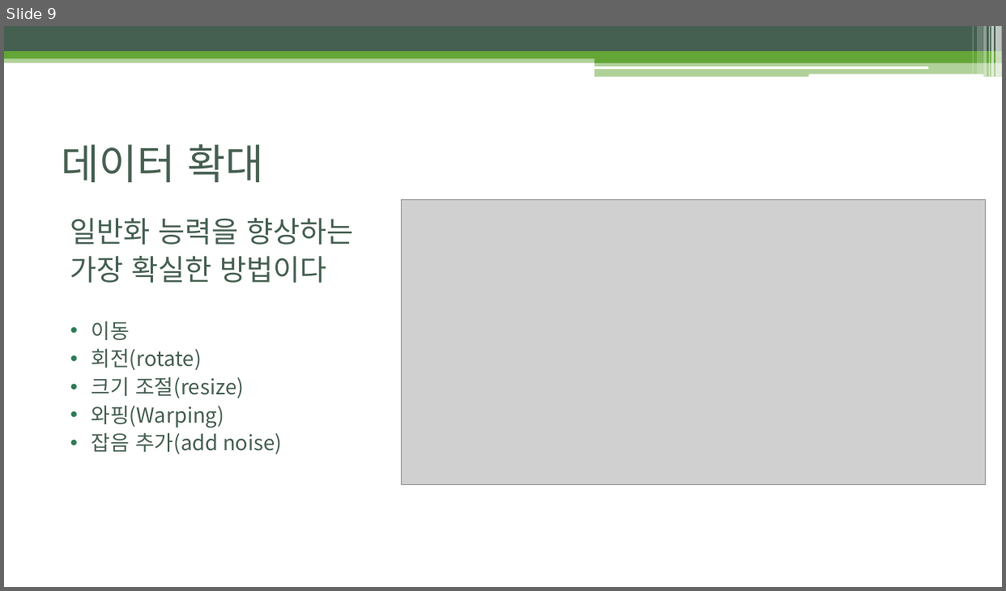
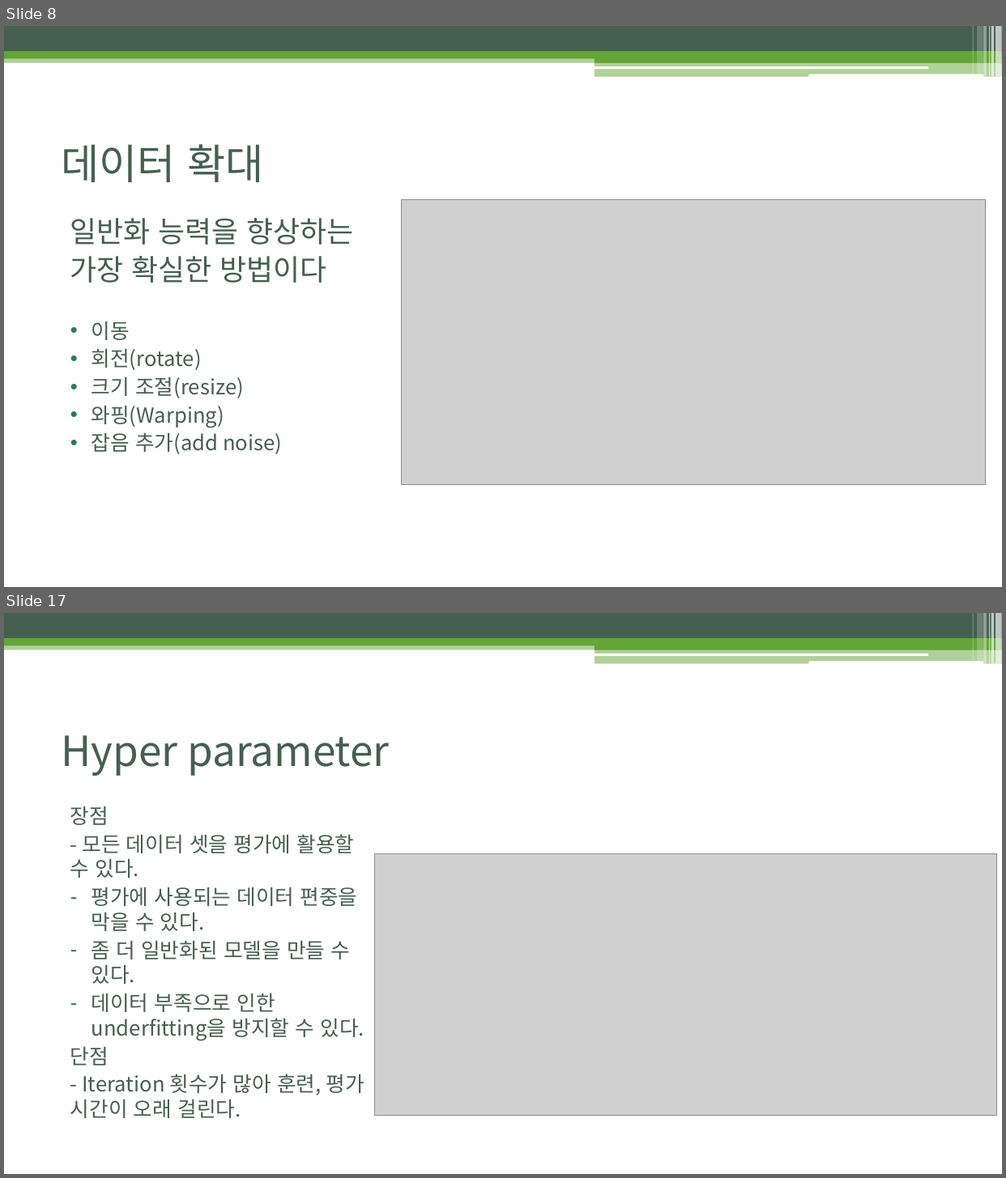
Before and after one commit to BLINK-ONCE/Storage, a slide deck: files/ppt/5.2.2, 5.3 Regularization, Hyperparameters, Validation Sets,.pptx. Shown one above the other, each under a label of ours: slide 9 before the commit, slides 8 and 17 after it; the slides between them are not shown. The pictures are 1006x591 and 1006x1178 pixels, drawn with LibreOffice and Linux fonts; fonts in the diff are those of the drawing; grey boxes stand for pictures. Boxes give left, top, right and bottom in pixels: in the first picture for what was removed or moved away, otherwise in the second. Text is boxed around its words. In the diff, an @@ line names an element or a change of style, - is before the commit and + after.

Commit message:
docs: Update 5.2.2, 5.3 Regularization, Hyperparameters, Validation Sets.pptx

```diff
--- a/files/ppt/5.2.2, 5.3 Regularization, Hyperparameters, Validation Sets,.pptx
+++ b/files/ppt/5.2.2, 5.3 Regularization, Hyperparameters, Validation Sets,.pptx
@@ slide 17 added at <box>4,613,1002,1174</box>, background #FFFFFF; not listed: 13 template elements that a slide beside it also shows @@
@@ title added at <box>62,735,389,776</box>, 40 pt, text #455F51 @@
+Hyper parameter
@@ text added at <box>70,806,364,1118</box>, 20 pt, text #455F51 @@
+장점
+- 모든 데이터 셋을 평가에 활용할 수 있다.
+– 평가에 사용되는 데이터 편중을 막을 수 있다.
+– 좀 더 일반화된 모델을 만들 수 있다.
+– 데이터 부족으로 인한 underfitting을 방지할 수 있다.
+단점
+- Iteration 횟수가 많아 훈련, 평가 시간이 오래 걸린다.
@@ picture added at <box>374,854,997,1116</box> @@
@@ what was slide 9 is now slide 8 @@
```
Also in this commit, not shown: 2 slides changed, 9 other slides added, 11 slides removed.
